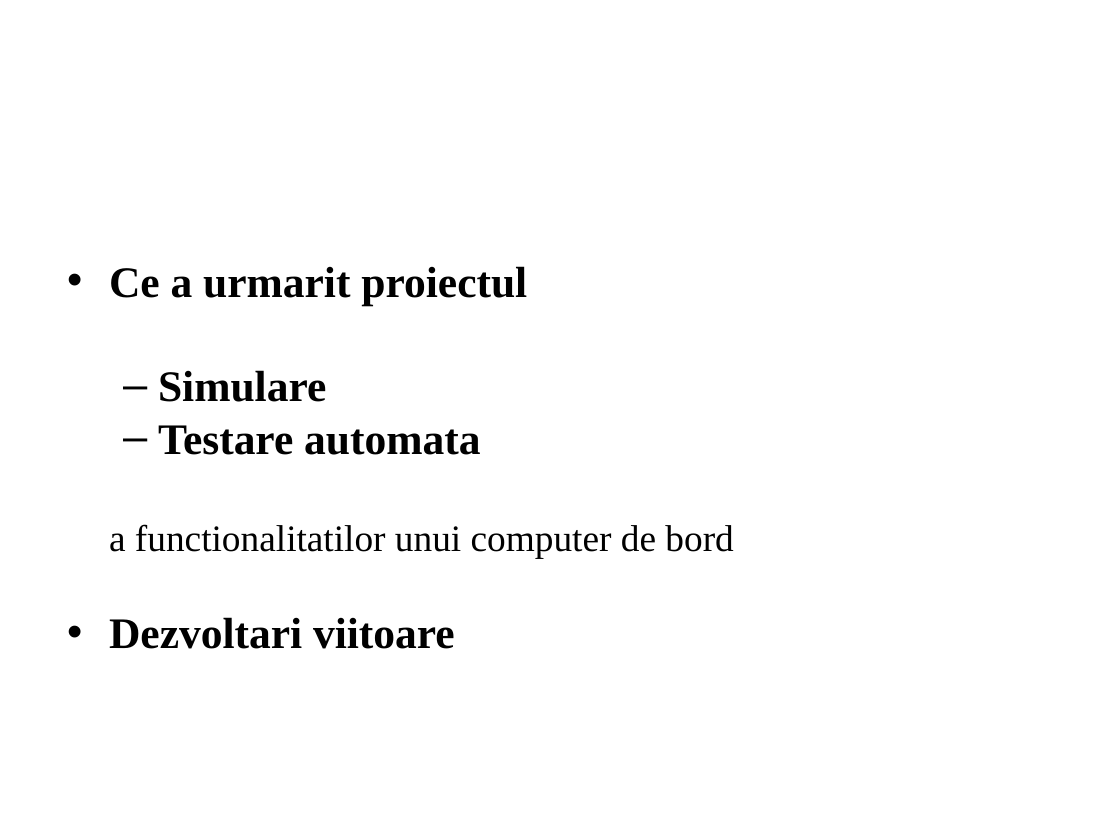
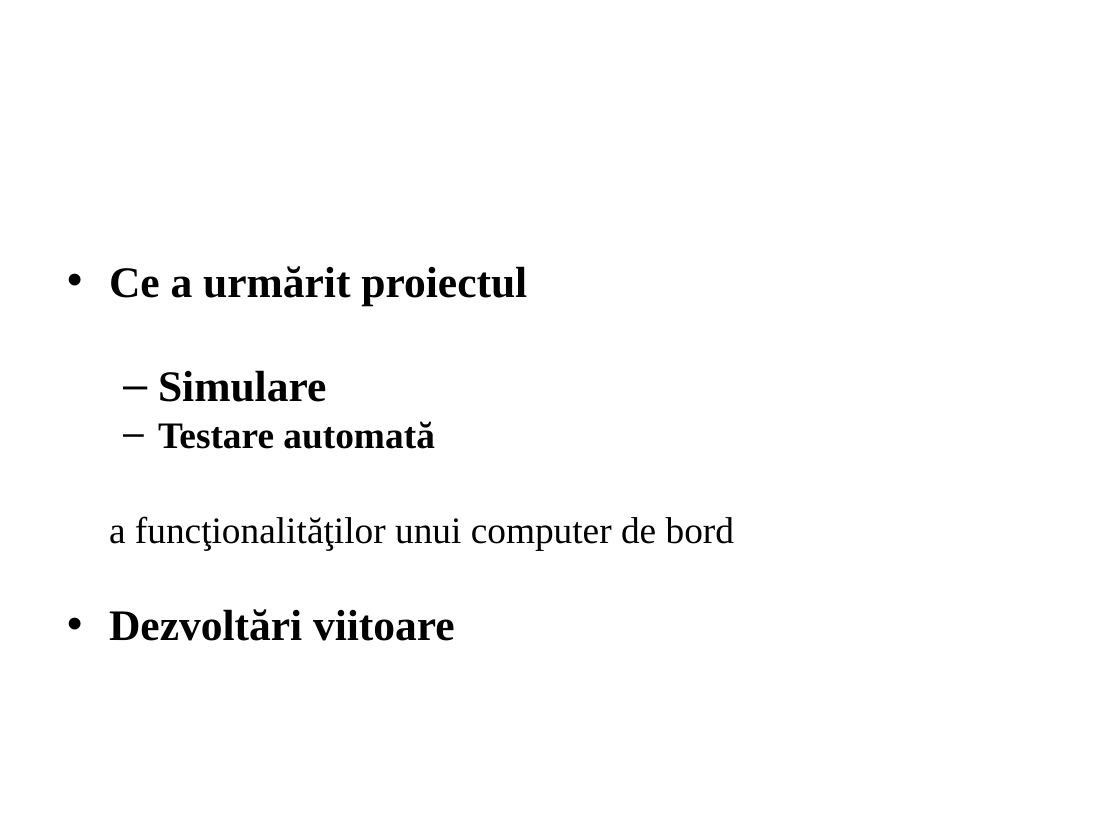
Before and after one commit to A1ex/Speedometer, a slide deck: slide 17 of Office documents/Prezentare Scurta.pptx. Drawn at 1120x840 pixels with LibreOffice and Linux fonts; fonts in the diff are those of the drawing; background and template pictures are left out. Boxes give left, top, right and bottom in pixels: in the first picture for what was removed or moved away, otherwise in the second. Text is boxed around its words. In the diff, an @@ line names an element or a change of style, - is before the commit and + after.

```diff
--- a/Office documents/Prezentare Scurta.pptx
+++ b/Office documents/Prezentare Scurta.pptx
@@ text at (x1=109, y1=266, x2=527, y2=306): text changed @@
-• Ce a urmarit proiectul
+• Ce a urmărit proiectul
@@ text at (x1=109, y1=421, x2=734, y2=641): text changed @@
-  – Testare automata
-a functionalitatilor unui computer de bord
-• Dezvoltari viitoare
+  – Testare automată
+a funcţionalităţilor unui computer de bord
+• Dezvoltări viitoare
```
Also in this commit, not shown: 14 other slides changed, 10 other files.
